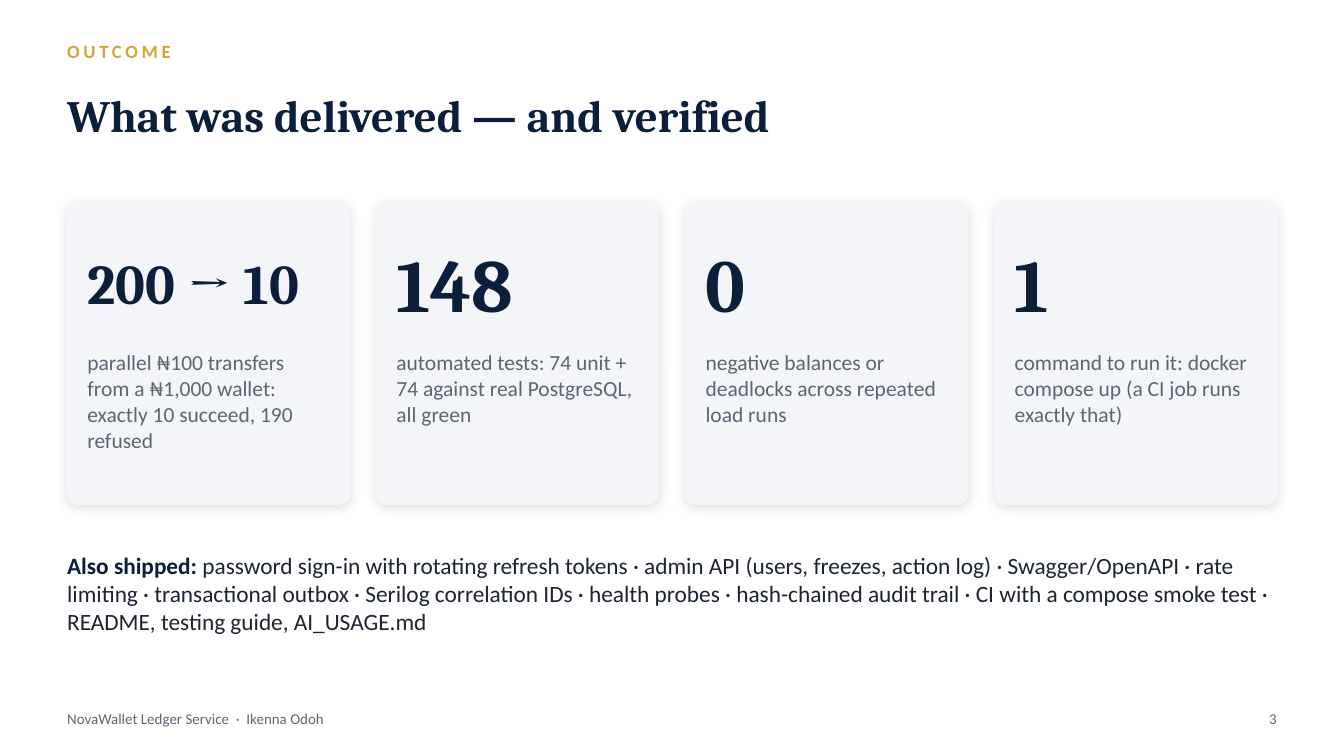
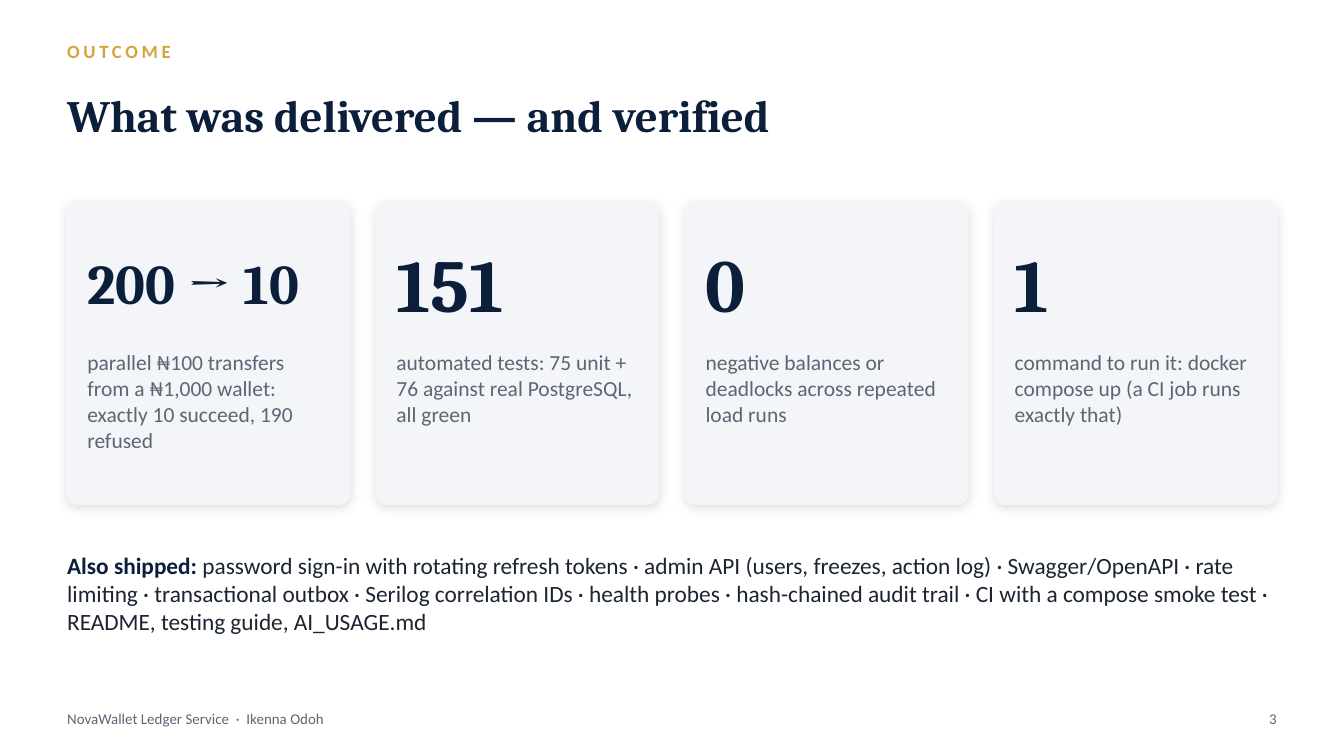
Before and after one commit to ikenna042/novawallet, a slide deck: slide 3 of docs/Ikenna_Odoh_NovaWallet_Case_Study.pptx. Drawn at 1344x756 pixels with LibreOffice and Linux fonts; fonts in the diff are those of the drawing. Boxes give left, top, right and bottom in pixels: in the first picture for what was removed or moved away, otherwise in the second. Text is boxed around its words. In the diff, an @@ line names an element or a change of style, - is before the commit and + after.

```diff
--- a/docs/Ikenna_Odoh_NovaWallet_Case_Study.pptx
+++ b/docs/Ikenna_Odoh_NovaWallet_Case_Study.pptx
@@ text at (396,262,503,313): text changed @@
-148
+151
@@ text at (396,355,632,426): text changed @@
-automated tests: 74 unit + 74 against real PostgreSQL, all green
+automated tests: 75 unit + 76 against real PostgreSQL, all green
```
Also in this commit, not shown: 2 other slides changed, 18 other files.
